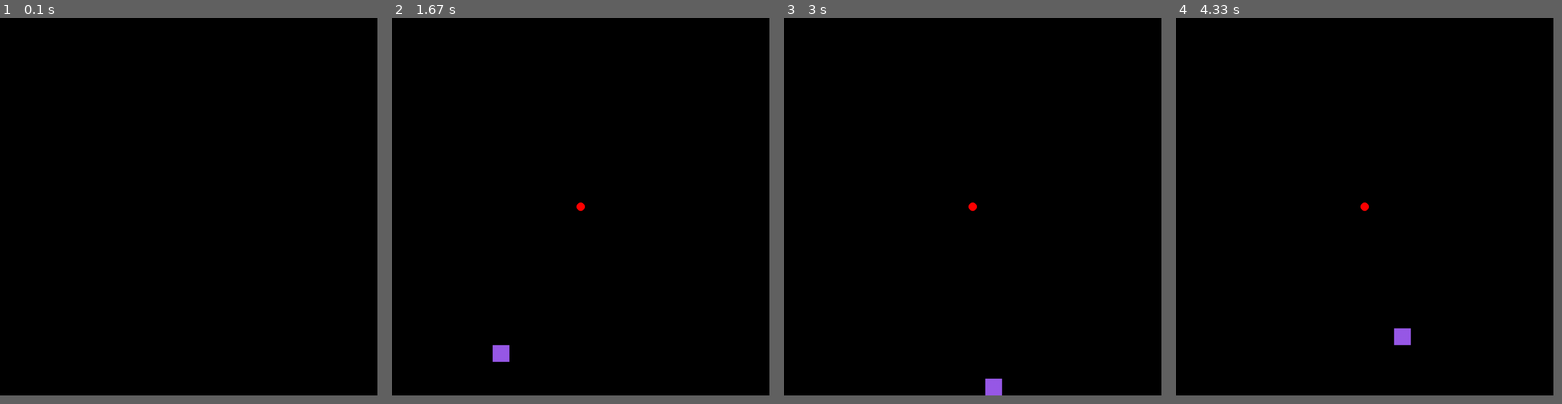
Above: before the commit, frames 1-4 (left to right).
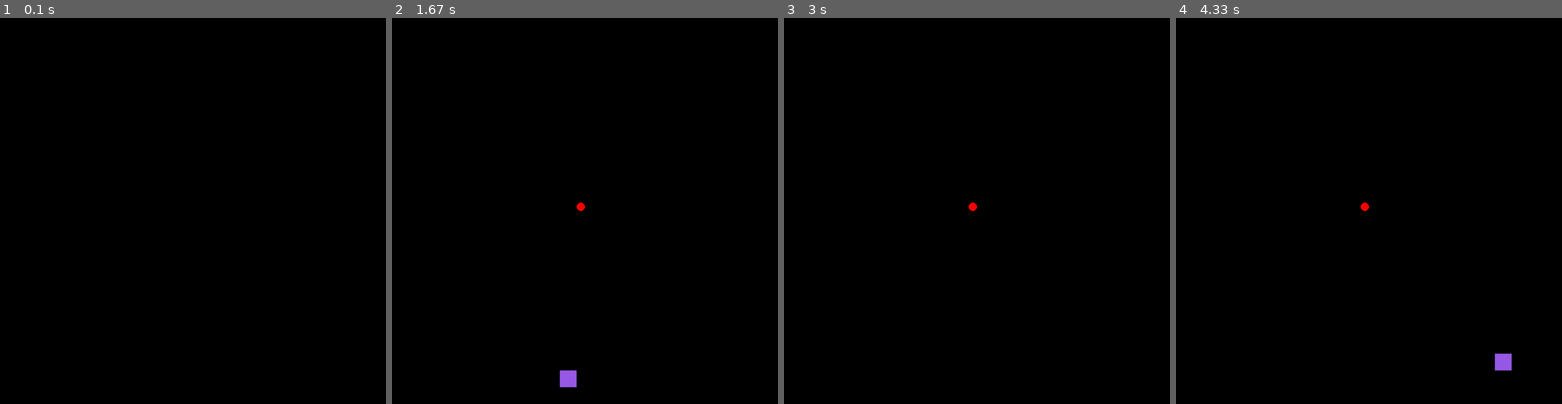
Above: after the commit, the same moments.

Repository: IlVesAr/Snake_Pygame
Game: pygame game, started from snake.py
Same seed, same stepped clock (60 frames per second), same inputs: the game is played once before the commit and once after it.
Inputs:
- Up to frame 1 (0.1 s): no input
- Up to frame 2 (1.67 s): hold Up 0.83-1.3 s; hold Right from 1.33 s (still down)
- Up to frame 3 (3 s): release Right at 1.8 s; hold Down 2.4-2.7 s; hold Left from 2.73 s (still down)
- Up to frame 4 (4.33 s): release Left at 3.13 s; hold Up 3.17-3.53 s; hold Right 3.57-4.2 s; hold Down from 4.23 s (still down)
The window is 880x880 before the commit and 900x900 after it. Grey fills any space a smaller window leaves; there, only what the larger window draws over its background counts as a difference.

The runs differ from the first frame. In frame 1, only the window size differs. In frame 2, 0.4% of the frame differs, in the area x 26-50%, y 47-96%; in frame 3, 0.2%; in frame 4, 0.4%, in the area x 47-87%, y 47-92%.

Commit message:
probably finished

Diff:
--- a/snake.py
+++ b/snake.py
@@ -2,7 +2,7 @@
 import pygame
 import random
 
-width, height = 900, 900
+width, height = 920, 920
 
 snake = [pg_plus.Kvadrat(0, 0, 40, 40, 0, 40, pg_plus.color.purple)]
 apple = pg_plus.Krag(450, 450, 10, 0, 0, pg_plus.color.red)
@@ -20,13 +20,13 @@
     x = 0
     while x < len(posoki):
         if snake[x].x > width:
-            snake[x].x = 0
+            snake[x].x = -40
         if snake[x].y > height:
-            snake[x].y = 0
-        if snake[x].x < 0:
-            snake[x].x = width - 40
-        if snake[x].y < 0:
-            snake[x].y = height - 40
+            snake[x].y = -40
+        if snake[x].x < -40:
+            snake[x].x = width
+        if snake[x].y < -40:
+            snake[x].y = height
 
         if posoki[x] == "left":
             snake[x].x -= snake[x].vel
@@ -54,7 +54,7 @@
 
 run = True
 while run:
-    clock.tick(6)
+    clock.tick(9)
     for event in pygame.event.get():
         if event.type == pygame.QUIT:
             run = False
